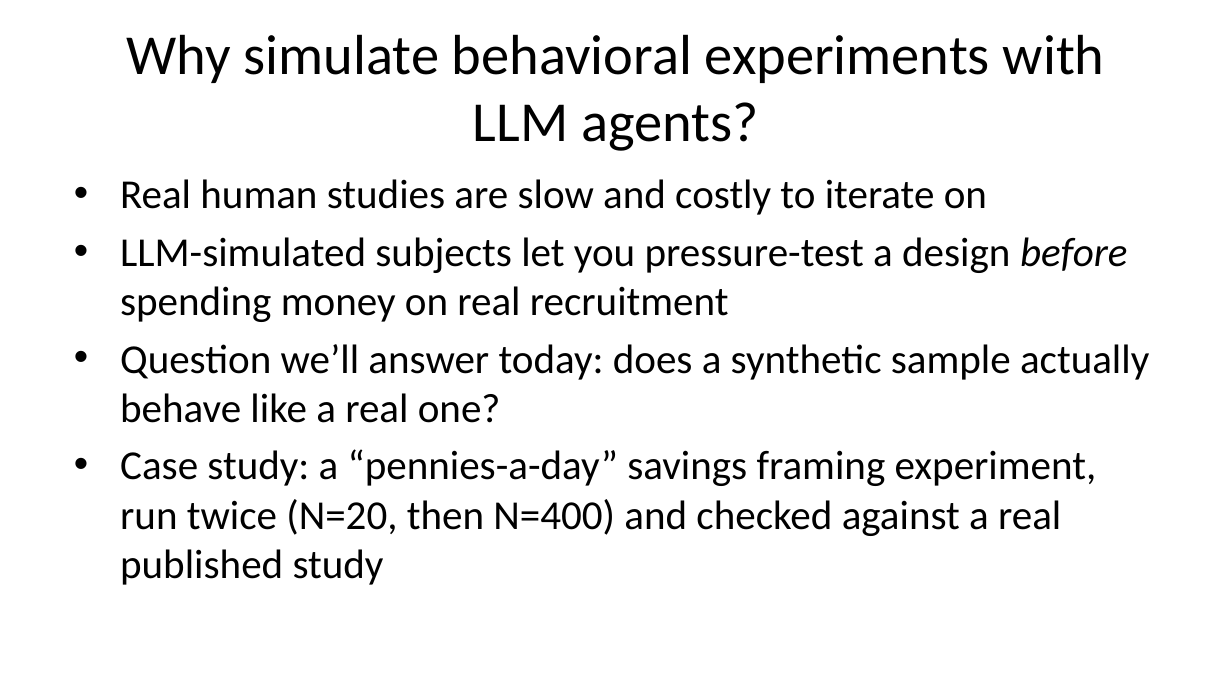
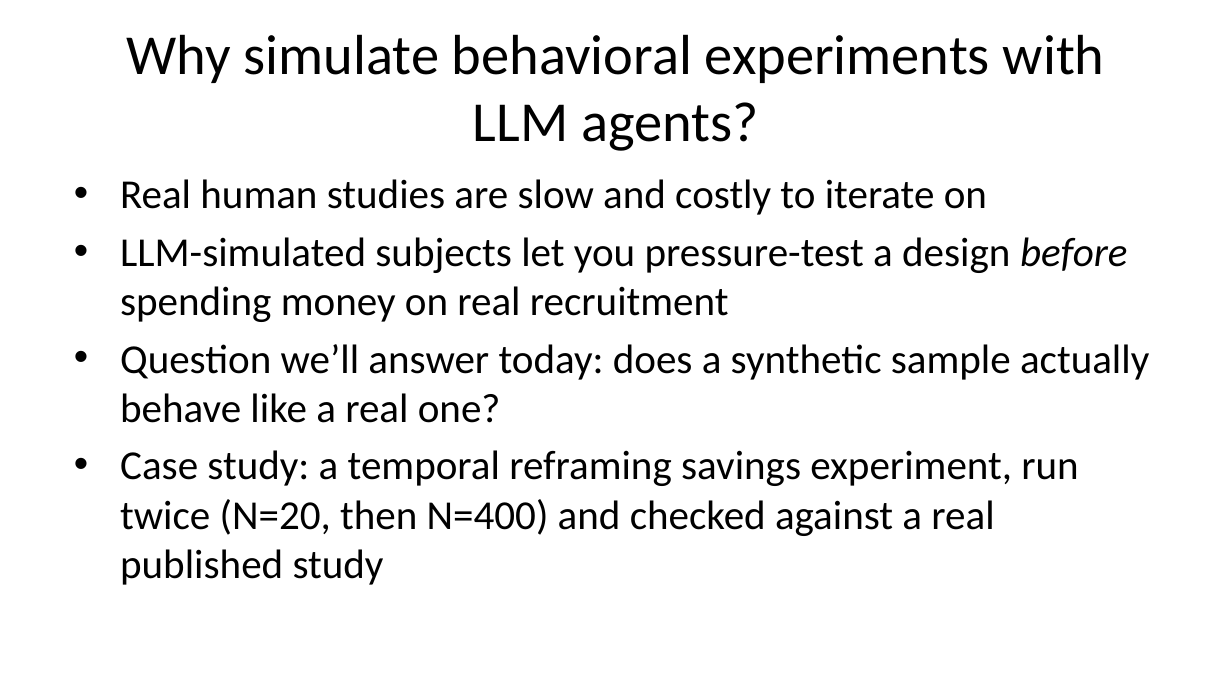
Before and after one commit to prof-stephenshu/behavioral-research-env, a slide deck: slide 2 of presentations/2026-workshop/slides.pptx. Drawn at 1232x693 pixels with LibreOffice and Linux fonts; fonts in the diff are those of the drawing. Boxes give left, top, right and bottom in pixels: in the first picture for what was removed or moved away, otherwise in the second. Text is boxed around its words. In the diff, an @@ line names an element or a change of style, - is before the commit and + after.

Commit message:
Replace incorrect pennies-a-day label with temporal reframing throughout
Pennies-a-day (Gourville, 1998) is a related but distinct concept from a
different cited paper -- the actual manipulation and reference study
(Shu, Thomas and Smith, 2021) is termed temporal reframing. Fixed in:
- projects/test-run-1 and test-run-1-n400 design docs and analysis summaries
- presentations/2026-workshop slides.md and workbook.md, with slides.pptx
  and workbook.pdf regenerated to match

```diff
--- a/presentations/2026-workshop/slides.pptx
+++ b/presentations/2026-workshop/slides.pptx
@@ text at (x1=120, y1=450, x2=1078, y2=585): text changed @@
-• Case study: a “pennies-a-day” savings framing experiment, run twice (N=20, then N=400) and checked against a real published study
+• Case study: a temporal reframing savings experiment, run twice (N=20, then N=400) and checked against a real published study
```
Also in this commit, not shown: 1 other slide changed, 7 other files.
